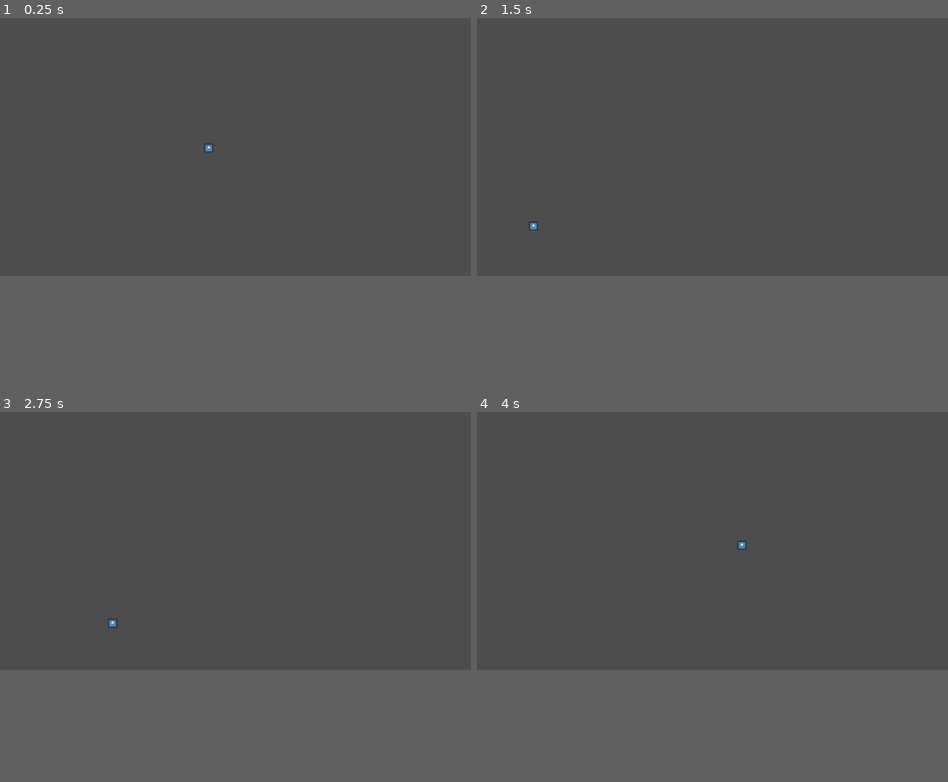
Above: before the commit, frames 1-4 (two rows, left to right).
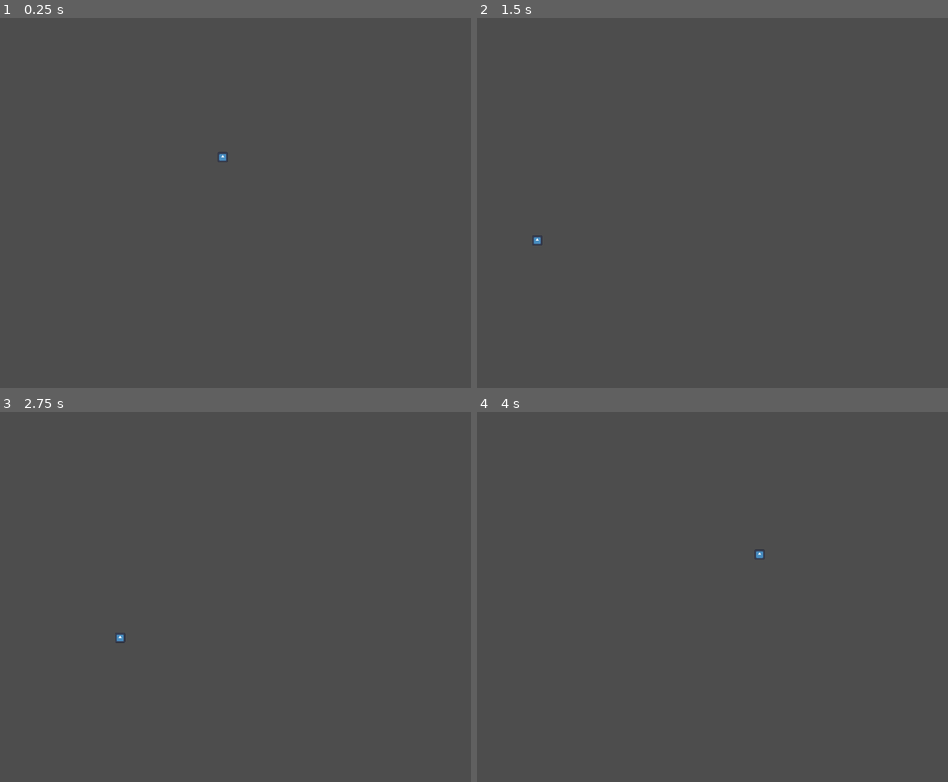
Above: after the commit, the same moments.

Repository: C-RJohnston/KBoard-Pong
Game: Godot game, scene res://MainScene.tscn
Two runs of this game, one before a commit and one after it. Both use one fixed random seed, a clock stepped at 60 frames per second and the inputs below. The engine's default icon, where the game draws it, is replaced by a stand-in: a white triangle on a blue panel in a dark square.
Inputs (mouse positions are in pixels of both pictures, inside the frame that each line leads up to):
- Up to frame 1 (0.25 s): no input
- Up to frame 2 (1.5 s): tap Enter at 0.5 s; move the mouse to (816, 129) at 0.52 s; hold D 0.53-1.25 s; hold E (E) 0.53-1.25 s; click (816, 129) at 0.67 s; drag from (618, 158) to (688, 195) at 1.27 s
- Up to frame 3 (2.75 s): move the mouse to (282, 478) at 2.02 s; hold D from 2.03 s (still down); hold R (R) from 2.03 s (still down)
- Up to frame 4 (4 s): release D at 2.75 s; release R (R) at 2.75 s; drag from (688, 589) to (571, 497) at 2.77 s; move the mouse to (853, 578) at 3.52 s; hold A from 3.53 s (still down); hold U (U) from 3.53 s (still down)
In our replay, the window is 800x450 before the commit and 800x640 after it. These sizes can differ from the game's own. Grey fills any space a smaller window leaves; there, only what the larger window draws over its background counts as a difference.

The runs differ from the first frame. In frame 1, less than 0.1% of the frame differs, in the area x 43-49%, y 33-40%; in frame 2, less than 0.1%, in the area x 11-14%, y 54-62%; in frame 3, less than 0.1%; in frame 4, less than 0.1%.

Commit message:
aspect ratio

Diff:
--- a/project.godot
+++ b/project.godot
@@ -17,8 +17,8 @@
 
 [display]
 
-window/size/viewport_width=1600
-window/size/viewport_height=900
+window/size/viewport_width=1500
+window/size/viewport_height=1200
 window/stretch/mode="viewport"
 
 [editor_plugins]
Binary file added: Sprites/PrototypeAssets/Board.png
Not shown, added: Sprites/PrototypeAssets/Board.png.import
Binary file added: Sprites/PrototypeAssets/Non-pressed.png
Not shown, added: Sprites/PrototypeAssets/Non-pressed.png.import
Binary file added: Sprites/PrototypeAssets/Pressed.png
Not shown, added: Sprites/PrototypeAssets/Pressed.png.import
